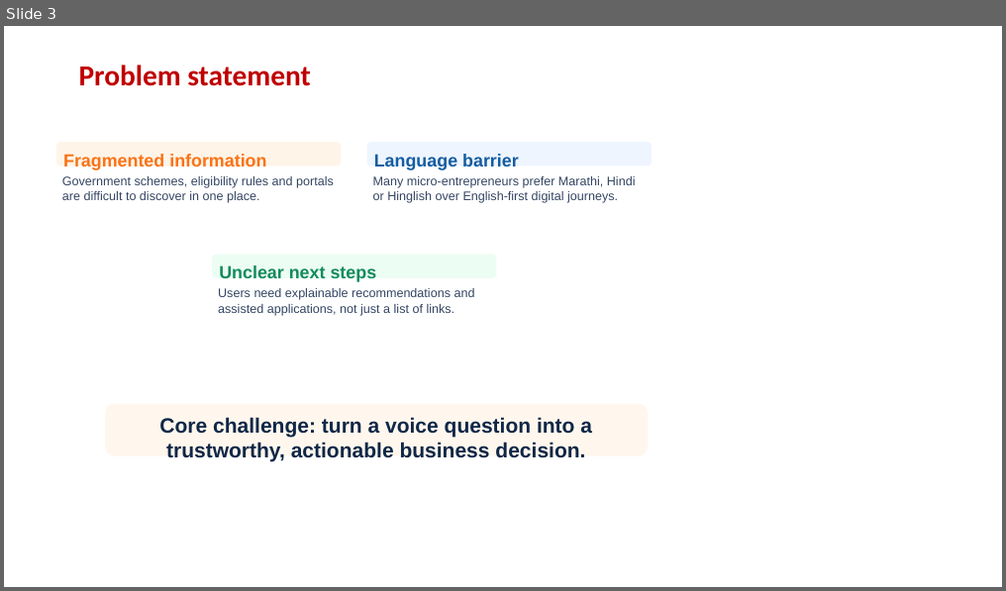
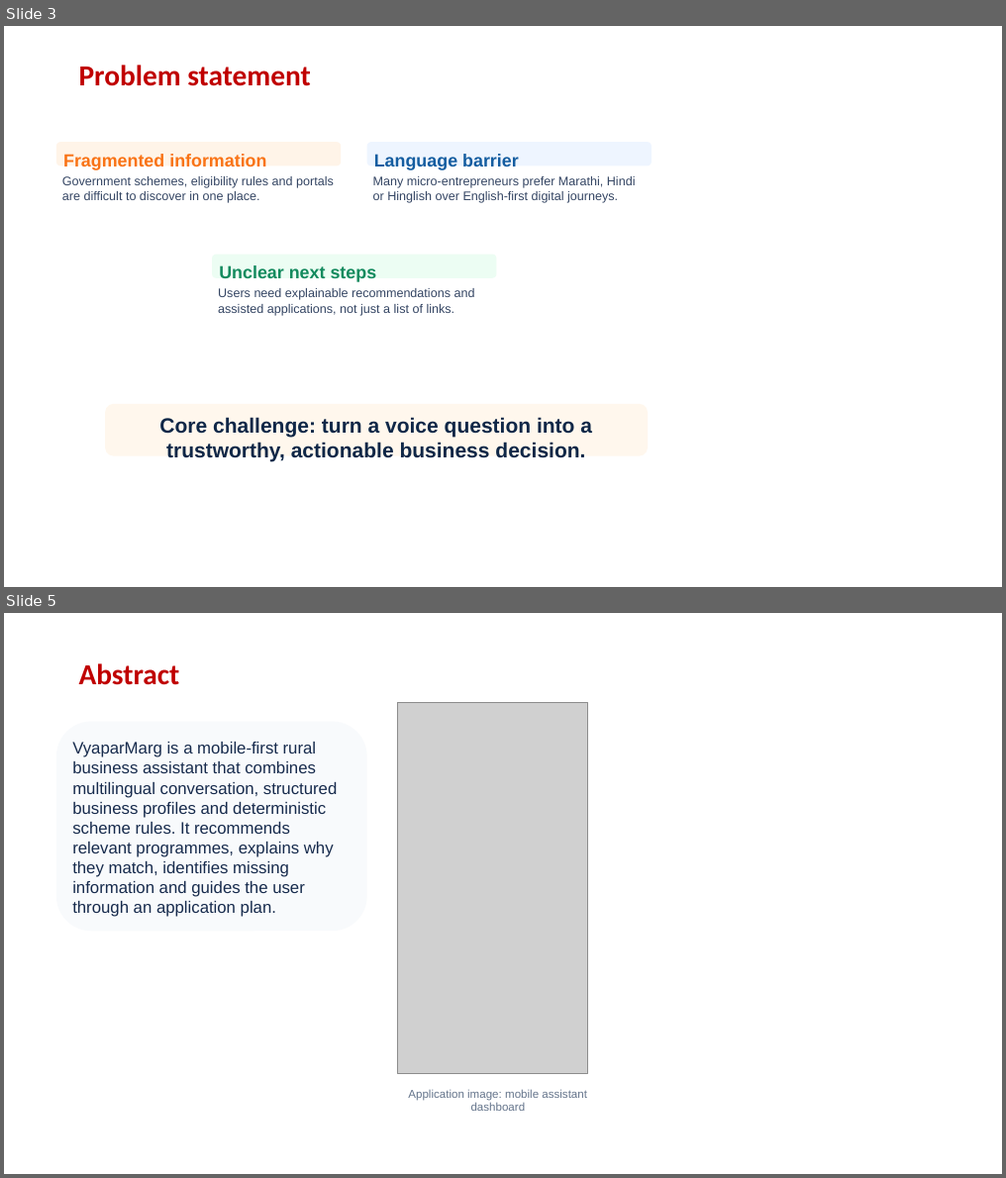
Before and after one commit to rangeshsha-Rookie/VyaparMarg, a slide deck: VyaparMarg_Project_Presentation.pptx. Shown one above the other, each under a label of ours: slide 3 before the commit, slides 3 and 5 after it; the slides between them are not shown. The pictures are 1006x591 and 1006x1178 pixels, drawn with LibreOffice and Linux fonts; fonts in the diff are those of the drawing; grey boxes stand for pictures; background and template pictures are left out. Boxes give left, top, right and bottom in pixels: in the first picture for what was removed or moved away, otherwise in the second. Text is boxed around its words. In the diff, an @@ line names an element or a change of style, - is before the commit and + after.

Commit message:
feat: update VyaparMarg project presentations and platform implementation

```diff
--- a/VyaparMarg_Project_Presentation.pptx
+++ b/VyaparMarg_Project_Presentation.pptx
@@ slide 5 added at box(4, 613, 1002, 1174), background picture (left out) @@
@@ title added at box(79, 663, 180, 685), 28 pt, text #C00000, bold @@
+Abstract
@@ rounded rectangle added at box(56, 722, 367, 931), fill #F8FAFC, 16 pt, text #172B4D @@
+VyaparMarg is a mobile-first rural business assistant that combines multilingual conversation, structured business profiles and deterministic scheme rules. It recommends relevant programmes, explains why they match, identifies missing information and guides the user through an application plan.
@@ picture added at box(397, 703, 588, 1073) @@
@@ text added at box(408, 1089, 587, 1111), 11 pt, text #64748B @@
+Application image: mobile assistant dashboard
```
Also in this commit, not shown: 1 slide changed, 8 other slides added, 9 slides removed, 5 other files.
